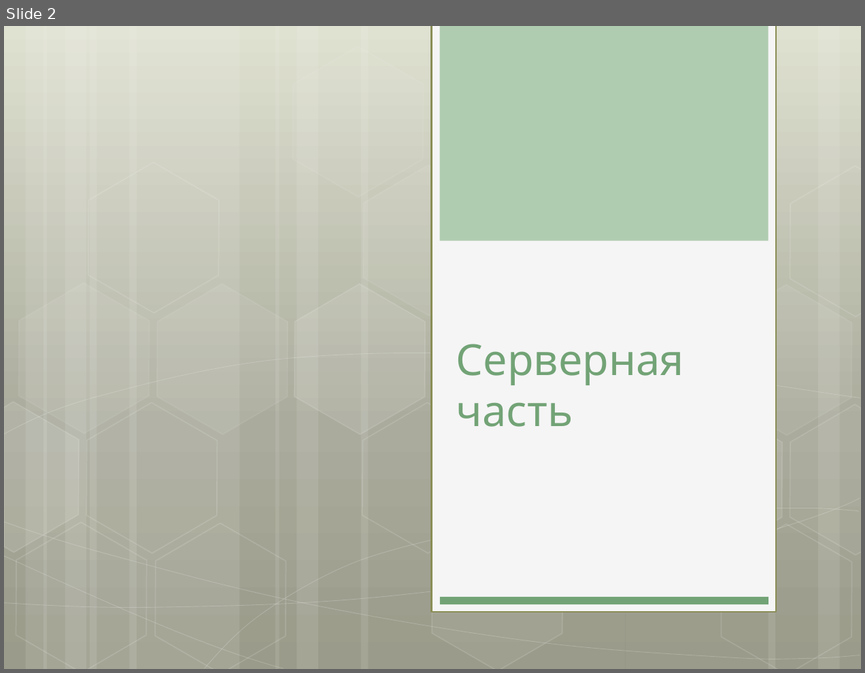
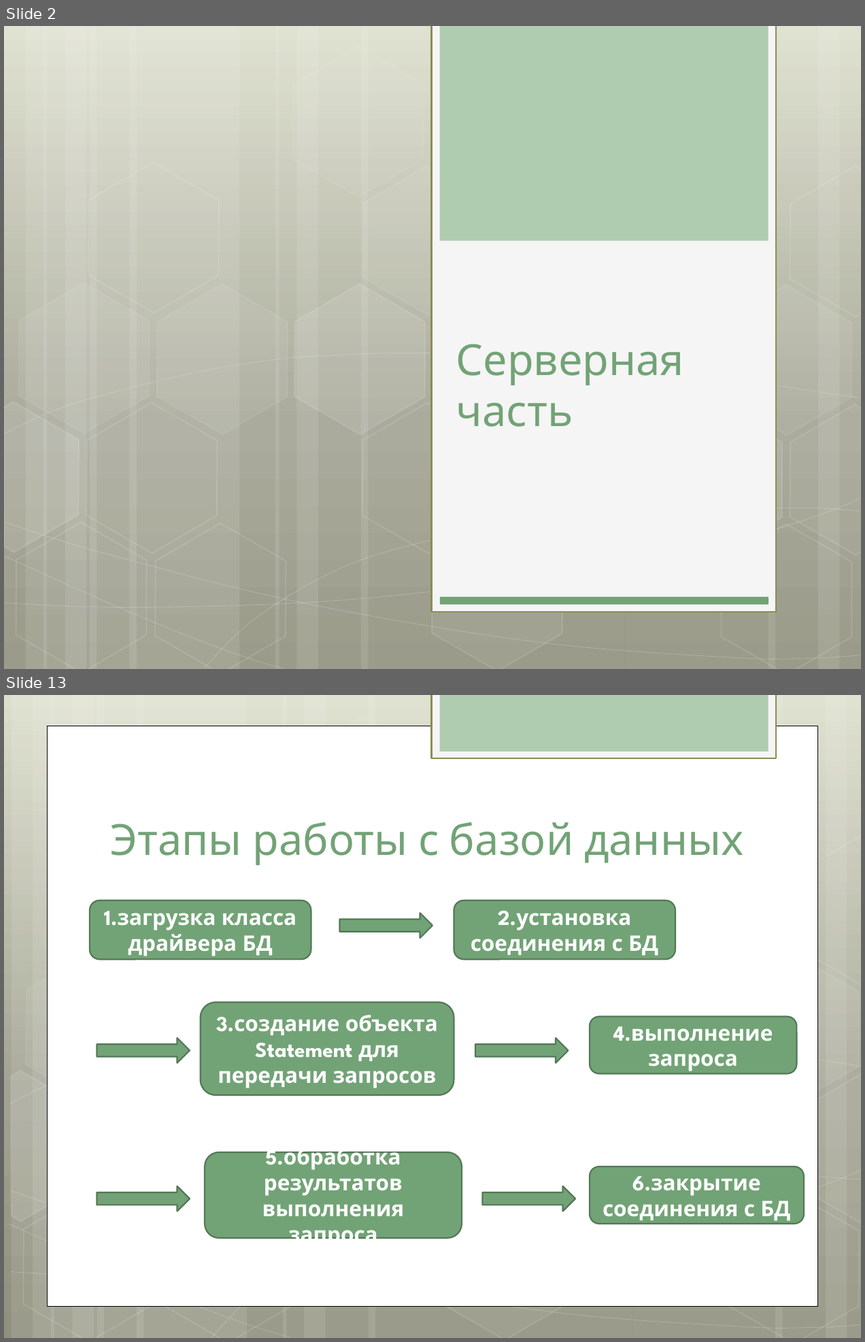
Before and after one commit to julypand/-, a slide deck: presentation.pptx. Shown one above the other, each under a label of ours: slide 2 before the commit, slides 2 and 13 after it; the slides between them are not shown. The pictures are 865x673 and 865x1342 pixels, drawn with LibreOffice and Linux fonts; fonts in the diff are those of the drawing. Boxes give left, top, right and bottom in pixels: in the first picture for what was removed or moved away, otherwise in the second. Text is boxed around its words. In the diff, an @@ line names an element or a change of style, - is before the commit and + after.

```diff
--- a/presentation.pptx
+++ b/presentation.pptx
@@ slide 13 added at (4, 695, 861, 1338), background gradient #DDDFCC to #A2A391 to #8F917E @@
@@ rectangle added at (432, 695, 776, 758), fill #F5F5F5, outline #8A8E56 1.25 pt @@
@@ rectangle added at (439, 695, 768, 751), fill #B0CCB0 @@
@@ rectangle added at (47, 726, 818, 1305), fill #FFFFFF, outline #000000 0.5 pt @@
@@ group added at (4, 695, 861, 1338): 12 rectangles, 8 freeform shapes, 8 hexagons @@
@@ title added at (110, 822, 743, 865), 36 pt, text #72A376 @@
+Этапы работы с базой данных
@@ rounded rectangle added at (90, 900, 311, 960), fill #72A376, outline #547957 1.25 pt, 18 pt, text #FFFFFF, bold @@
+1.загрузка класса драйвера БД
@@ right arrow added at (340, 913, 432, 938), fill #72A376, outline #547957 1.25 pt @@
@@ rounded rectangle added at (454, 900, 675, 960), fill #72A376, outline #547957 1.25 pt, 18 pt, text #FFFFFF, bold @@
+2.установка соединения с БД
@@ rounded rectangle added at (201, 1002, 454, 1094), fill #72A376, outline #547957 1.25 pt, 18 pt, text #FFFFFF, bold @@
+3.создание объекта Statement для передачи запросов
@@ rounded rectangle added at (589, 1016, 797, 1074), fill #72A376, outline #547957 1.25 pt, 18 pt, text #FFFFFF, bold @@
+4.выполнение запроса
@@ right arrow added at (96, 1038, 189, 1063), fill #72A376, outline #547957 1.25 pt @@
@@ right arrow added at (475, 1038, 568, 1063), fill #72A376, outline #547957 1.25 pt @@
@@ rounded rectangle added at (205, 1152, 462, 1238), fill #72A376, outline #547957 1.25 pt, 18 pt, text #FFFFFF, bold @@
+5.обработка результатов выполнения запроса
@@ rounded rectangle added at (589, 1166, 804, 1223), fill #72A376, outline #547957 1.25 pt, 18 pt, text #FFFFFF, bold @@
+6.закрытие соединения с БД
@@ right arrow added at (96, 1186, 189, 1211), fill #72A376, outline #547957 1.25 pt @@
@@ right arrow added at (482, 1186, 575, 1211), fill #72A376, outline #547957 1.25 pt @@
```
Also in this commit, not shown: 5 slides changed, 5 other slides added.
